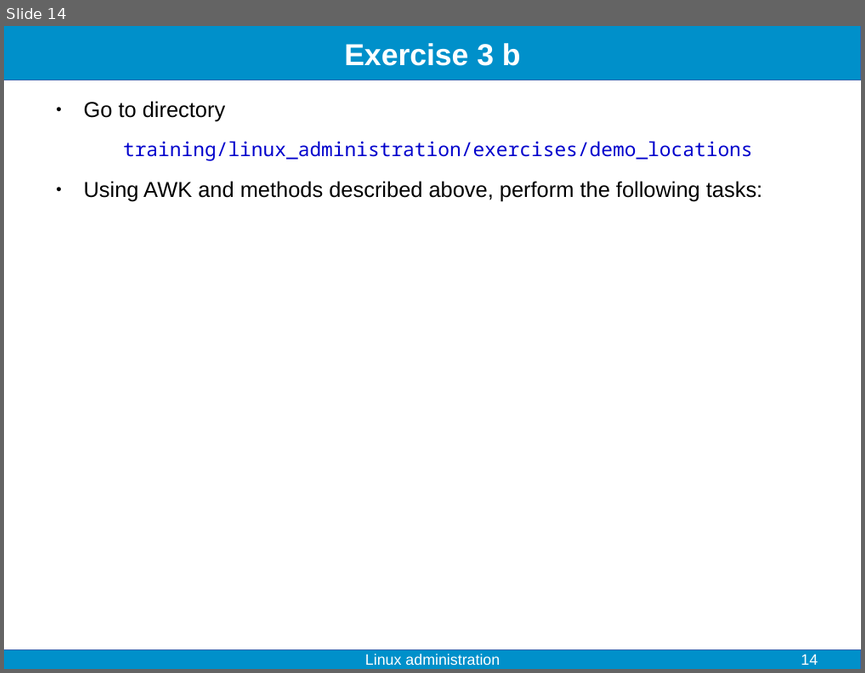
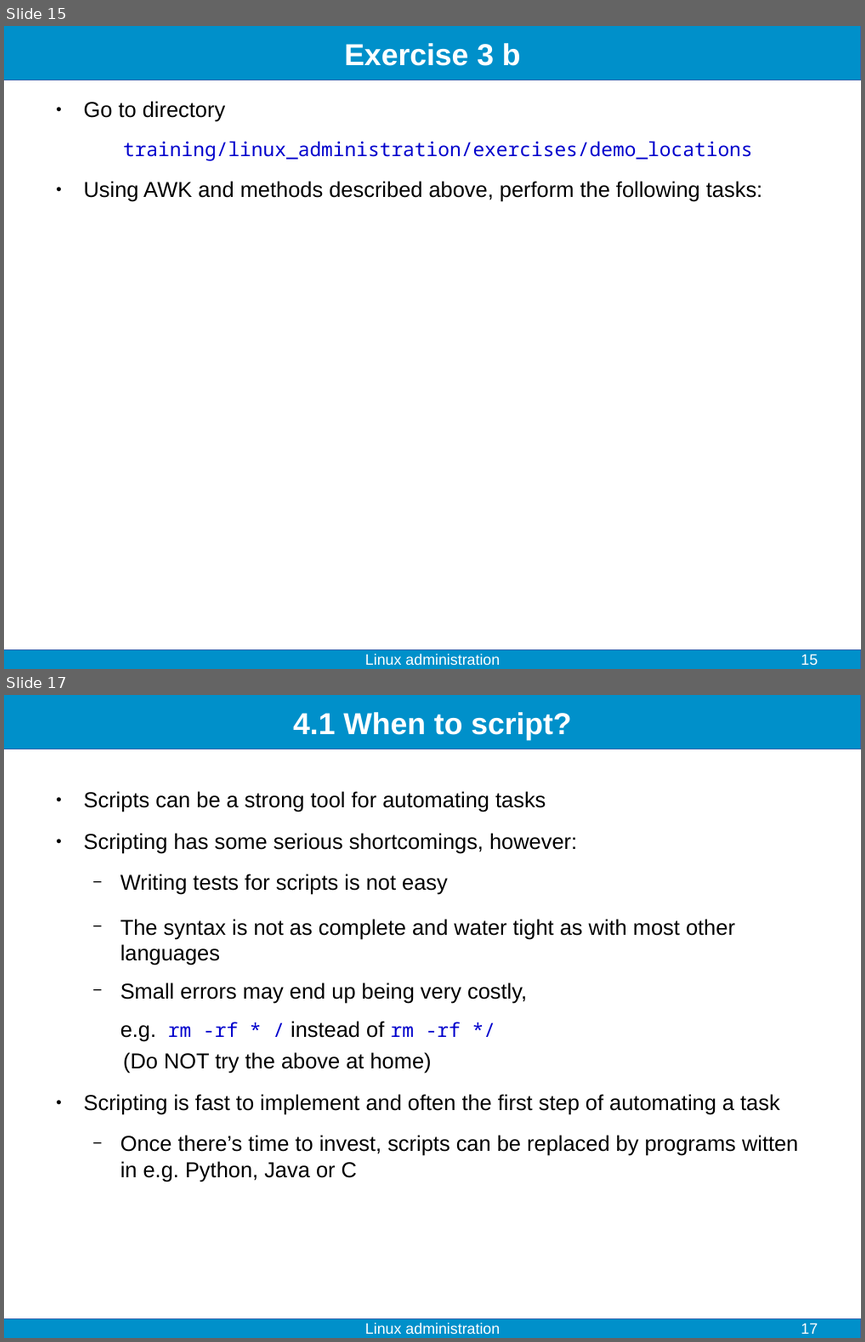
Before and after one commit to fjelltopp/training, a slide deck: linux_administration/linux_administration.odp. Shown one above the other, each under a label of ours: slide 14 before the commit, slides 15 and 17 after it; the slides between them are not shown. The pictures are 865x673 and 865x1342 pixels, drawn with LibreOffice and Linux fonts; fonts in the diff are those of the drawing. Boxes give left, top, right and bottom in pixels: in the first picture for what was removed or moved away, otherwise in the second. Text is boxed around its words. In the diff, an @@ line names an element or a change of style, - is before the commit and + after.

```diff
--- a/linux_administration/linux_administration.odp
+++ b/linux_administration/linux_administration.odp
@@ slide 17 added at (4, 695, 861, 1338), background #FFFFFF; not listed: 2 template elements that a slide beside it also shows @@
@@ title added at (293, 712, 571, 740), 28 pt, text #FFFFFF, bold @@
+4.1 When to script?
@@ text added at (84, 791, 798, 1181), 20 pt, text #000000 @@
+● Scripts can be a strong tool for automating tasks
+● Scripting has some serious shortcomings, however:
+  − Writing tests for scripts is not easy
+  − The syntax is not as complete and water tight as with most other languages
+  − Small errors may end up being very costly,
+  e.g. rm -rf * / instead of rm -rf */
+(Do NOT try the above at home)
+● Scripting is fast to implement and often the first step of automating a task
+  − Once there’s time to invest, scripts can be replaced by programs witten in e.g. Python, Java or C
@@ text added at (365, 1322, 500, 1333), 14 pt, text #FFFFFF @@
+Linux administration
@@ page number added at (800, 1322, 817, 1333), 14 pt, text #FFFFFF @@
+17
@@ what was slide 14 is now slide 15 @@
@@ page number at (800, 653, 817, 664): text changed @@
-14
+15
```
Also in this commit, not shown: 4 slides changed, 3 other slides added, 1 other file.
